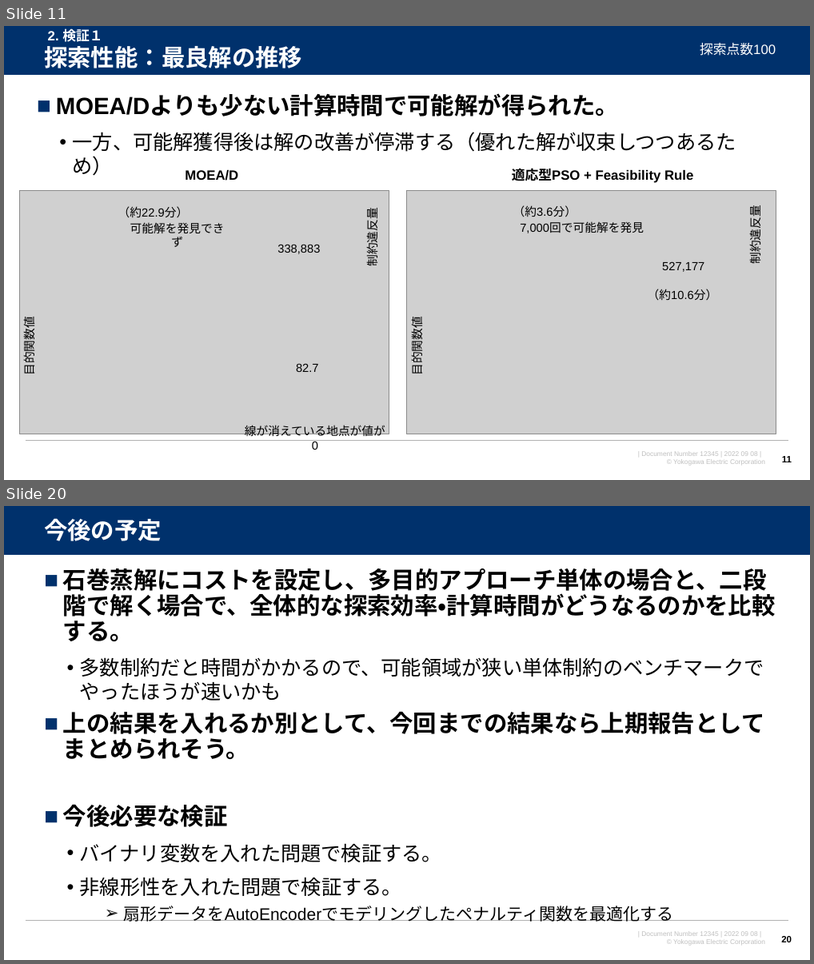
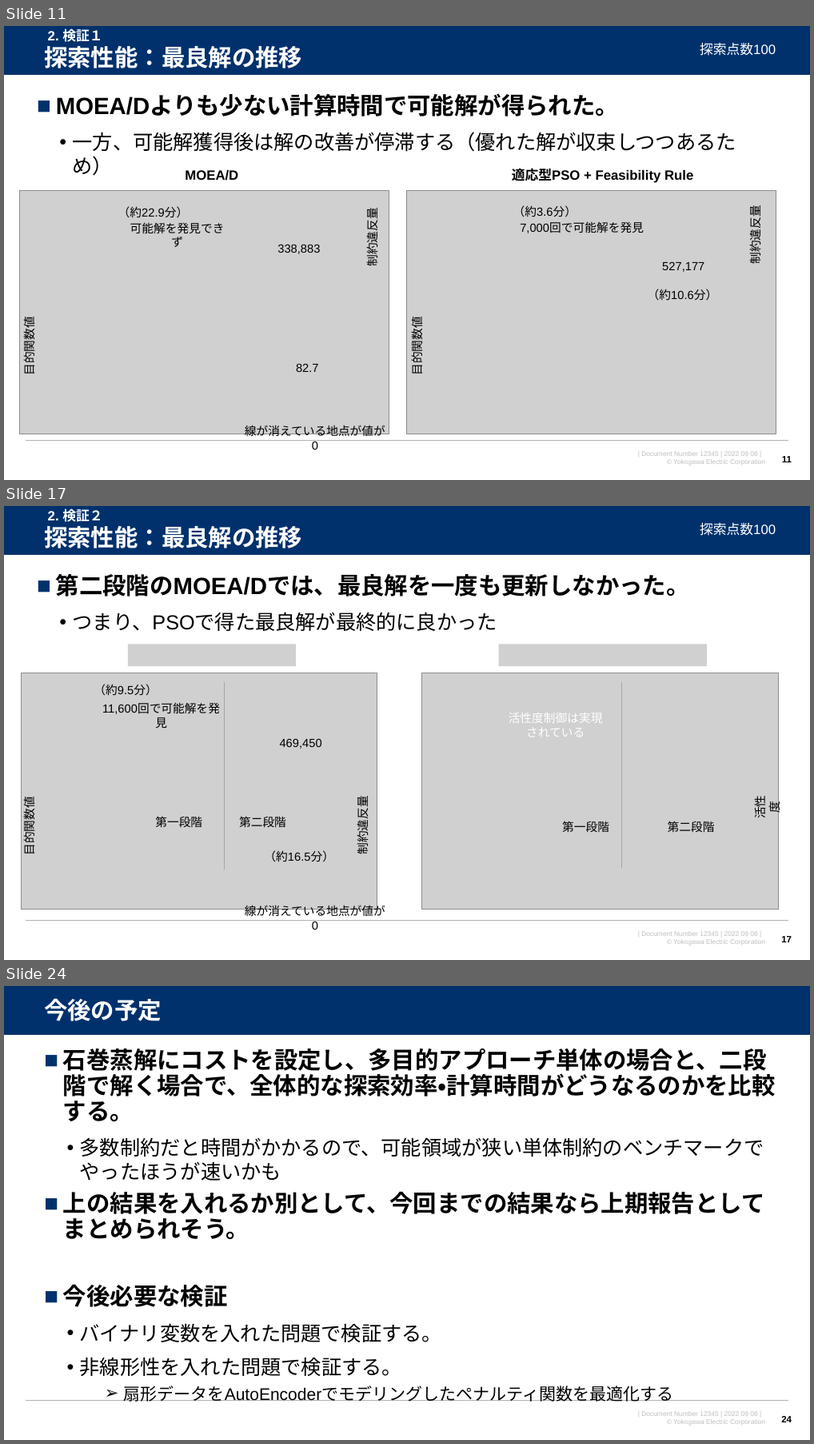
Before and after one commit to watarukumagai-git/opt, a slide deck: opt/220915_スケジューリング問題の検証_rev.0.pptx. Shown one above the other, each under a label of ours: slides 11 and 20 before the commit, slides 11, 17 and 24 after it; the slides between them are not shown. The pictures are 814x964 and 814x1444 pixels, drawn with LibreOffice and Linux fonts; fonts in the diff are those of the drawing; grey boxes stand for pictures; background and template pictures are left out. Boxes give left, top, right and bottom in pixels: in the first picture for what was removed or moved away, otherwise in the second. Text is boxed around its words. In the diff, an @@ line names an element or a change of style, - is before the commit and + after.

```diff
--- a/opt/220915_スケジューリング問題の検証_rev.0.pptx
+++ b/opt/220915_スケジューリング問題の検証_rev.0.pptx
@@ slide 17 added at box(4, 506, 810, 960), background #FFFFFF; not listed: 4 template elements that a slide beside it also shows @@
@@ title added at box(44, 526, 302, 548), 28 pt, text #FFFFFF, bold @@
+探索性能：最良解の推移
@@ text added at box(48, 508, 102, 522), 16 pt, text #FFFFFF, bold @@
+2. 検証２
@@ text added at box(700, 523, 776, 536), 16 pt, text #FFFFFF @@
+探索点数100
@@ text added at box(56, 574, 690, 631), 28 pt, text #000000, bold @@
+■ 第二段階のMOEA/Dでは、最良解を一度も更新しなかった。
+  • つまり、PSOで得た最良解が最終的に良かった
@@ picture added at box(128, 644, 296, 666) @@
@@ picture added at box(499, 644, 707, 666) @@
@@ picture added at box(21, 673, 378, 909) @@
@@ picture added at box(422, 673, 778, 909) @@
@@ text added at box(94, 684, 157, 696), 14 pt, text #000000 @@
+（約9.5分）
@@ line added from (224, 682) to (224, 869), #A6A6A6 0.5 pt @@
@@ line added from (622, 683) to (622, 868), #A6A6A6 0.5 pt @@
@@ text added at box(102, 704, 220, 714), 14 pt, text #000000 @@
+11,600回で可能解を発見
@@ text added at box(509, 712, 603, 736), 14 pt, text #FFFFFF @@
+活性度制御は実現されている
@@ text added at box(280, 738, 322, 748), 14 pt, text #000000 @@
+469,450
@@ picture added at box(628, 725, 734, 774) @@
@@ text added at box(21, 802, 38, 854), 14 pt, text #000000 @@
+目的関数値
@@ text added at box(155, 816, 202, 827), 14 pt, text #000000 @@
+第一段階
@@ text added at box(239, 816, 286, 827), 14 pt, text #000000 @@
+第二段階
@@ text added at box(354, 801, 370, 853), 14 pt, text #000000 @@
+制約違反量
@@ text added at box(751, 796, 782, 817), 14 pt, text #000000 @@
+活性度
@@ text added at box(562, 820, 610, 832), 14 pt, text #000000 @@
+第一段階
@@ text added at box(668, 820, 715, 832), 14 pt, text #000000 @@
+第二段階
@@ text added at box(264, 850, 334, 862), 14 pt, text #000000 @@
+（約16.5分）
@@ text added at box(245, 903, 386, 929), 14 pt, text #000000 @@
+線が消えている地点が値が0
@@ page number added at box(782, 936, 792, 942), 11 pt, text #000000, bold @@
+17
@@ what was slide 20 is now slide 24 @@
@@ page number at box(782, 1416, 792, 1422): text changed @@
-20
+24
```
Also in this commit, not shown: 12 slides changed, 5 other slides added.
